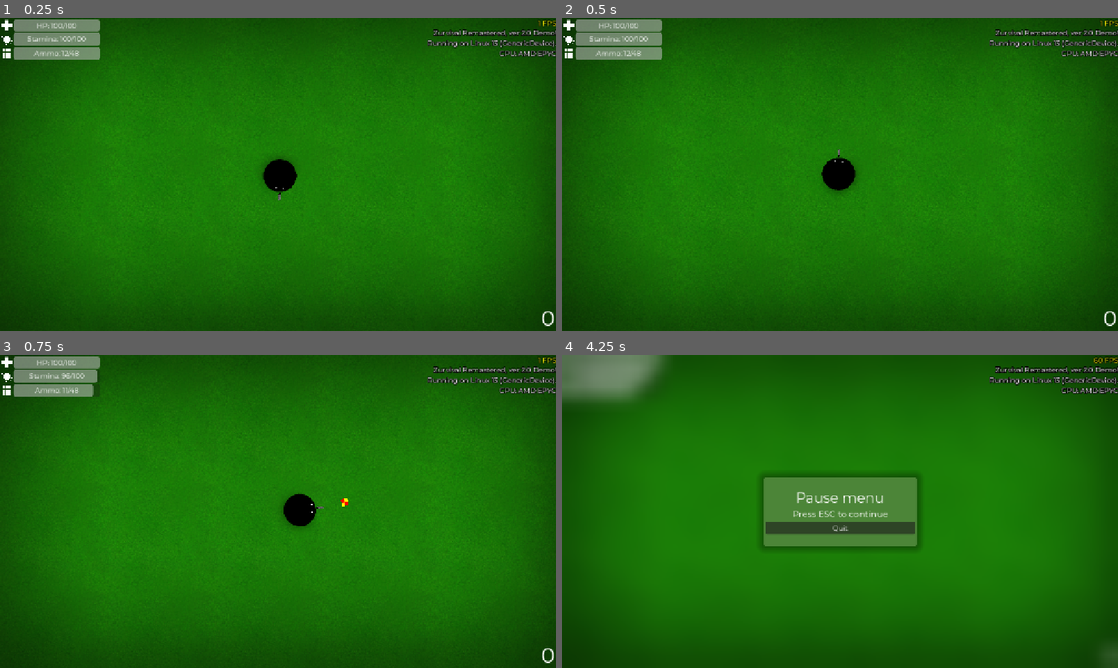
Above: before the commit, frames 1-4 (two rows, left to right).
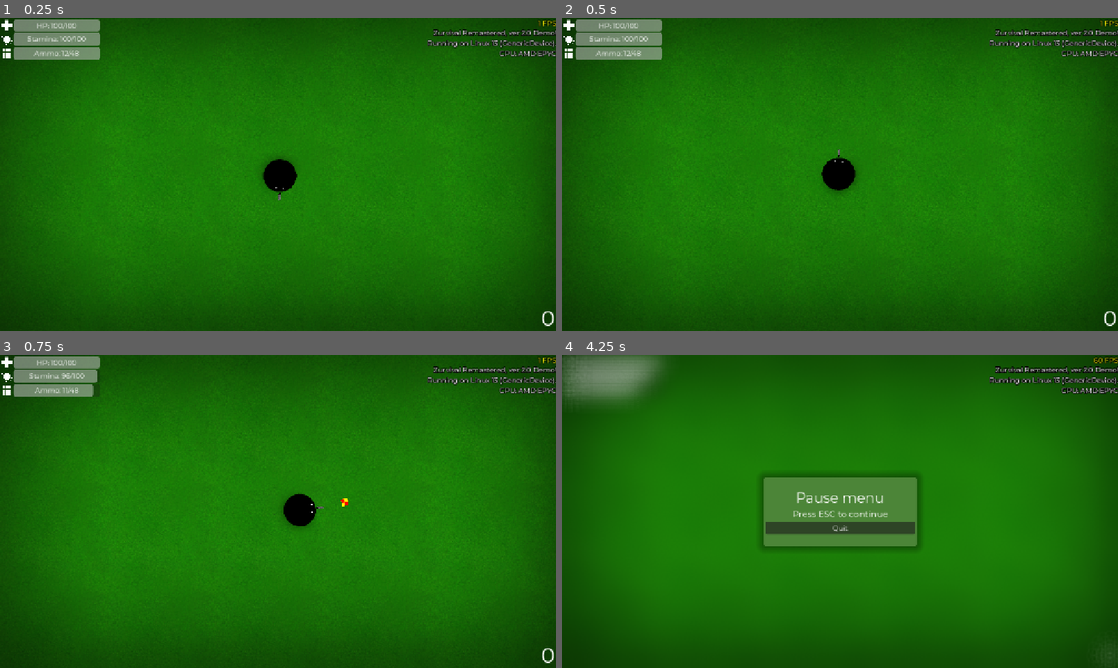
Above: after the commit, the same moments.

Repository: klodskateam/zurvival-remastered
Game: Godot game, scene res://game.tscn
Same seed, same stepped clock (60 frames per second), same inputs: the game is played once before the commit and once after it. This scene is started directly instead of the project's main scene.
Inputs (mouse positions are in pixels of both pictures, inside the frame that each line leads up to):
- Up to frame 1 (0.25 s): no input
- Up to frame 2 (0.5 s): no input
- Up to frame 3 (0.75 s): move the mouse to (400, 495) at 0.52 s; hold D (right) from 0.53 s (still down); hold Shift (run) from 0.53 s (still down); click (400, 495) at 0.67 s
- Up to frame 4 (4.25 s): release D (right) at 1.25 s; release Shift (run) at 1.25 s; drag from (728, 527) to (812, 574) at 1.27 s; move the mouse to (895, 442) at 2.02 s; press the mouse at (895, 442) at 2.03 s; hold D (right) 2.03-2.75 s; tap Shift (run) at 2.3 s; release the mouse at (895, 442) at 2.75 s; drag from (812, 574) to (673, 464) at 2.77 s; move the mouse to (1006, 558) at 3.52 s; hold A (left) from 3.53 s (still down); hold Shift (run) from 3.53 s (still down); tap Escape (ui_cancel) at 4.15 s

Frames 1-2 are identical in both runs. In frame 3, less than 0.1% of the frame differs, in the area x 49-63%, y 45-52%; in frame 4, 0.3%, in the area x 0-100%, y 0-97%.
Error in both runs: Invalid type in function 'set_locale' in base 'TranslationServer'. Cannot convert argument 1 from Nil to String. (res://global.gd:24)

Commit message:
какой-то блюр нашёл хз

Diff:
--- a/blur.gdshader
+++ b/blur.gdshader
@@ -1,8 +1,143 @@
 shader_type canvas_item;
+uniform sampler2D SCREEN_TEXTURE : hint_screen_texture, filter_linear_mipmap;
+// Xor's gausian blur function
+// Link: https://xorshaders.weebly.com/tutorials/blur-shaders-5-part-2
+// Defaults from: https://www.shadertoy.com/view/Xltfzj
+//
+// BLUR BLURRINESS (Default 8.0)
+// BLUR ITERATIONS (Default 16.0 - More is better but slower)
+// BLUR QUALITY (Default 4.0 - More is better but slower)
+//
+// Desc.: Don't have the best performance but will run on almost
+// anything, although, if developing for mobile, is better to use
+// 'texture_nodevgaussian(...) instead'.
+vec4 texture_nodevgaussian(sampler2D tex, vec2 uv, vec2 pixel_size, float blurriness, int iterations, int quality){
+	float pi = 6.28;
 
-uniform sampler2D screen_texture : hint_screen_texture, filter_linear_mipmap;
-uniform float blur = 15.0;
+	vec2 radius = blurriness / (1.0 / pixel_size).xy;
+	vec4 blurred_tex = texture(tex, uv);
 
-void fragment() {
-	COLOR = texture(screen_texture, SCREEN_UV, blur);
+	for(float d = 0.0; d < pi; d += pi / float(iterations)){
+		for( float i = 1.0 / float(quality); i <= 1.0; i += 1.0 / float(quality) ){
+			vec2 directions = uv + vec2(cos(d), sin(d)) * radius * i;
+			blurred_tex += texture(tex, directions);
+		}
+	}
+	blurred_tex /= float(quality) * float(iterations) + 1.0;
+
+	return blurred_tex;
 }
+
+// Experience-Monks' fast gaussian blur function
+// Link: https://github.com/Experience-Monks/glsl-fast-gaussian-blur/
+//
+// BLUR ITERATIONS (Default 16.0 - More is better but slower)
+// BLUR DIRECTION (Direction in which the blur is apllied, use vec2(1, 0) for first pass and vec2(0, 1) for second pass)
+//
+// Desc.: ACTUALLY PRETTY SLOW but still pretty good for custom cinematic
+// bloom effects, since this needs render 2 passes
+vec4 texture_monksgaussian_multipass(sampler2D tex, vec2 uv, vec2 pixel_size, int iterations, vec2 direction){
+	vec4 blurred_tex = vec4(0.0);
+	vec2 resolution = 1.0 / pixel_size;
+
+	for (int i=0; i < iterations; i++){
+		float size = float(iterations - i);
+
+		vec2 off1 = vec2(1.3846153846) * (direction * size);
+		vec2 off2 = vec2(3.2307692308) * (direction * size);
+
+		blurred_tex += texture(tex, uv) * 0.2270270270;
+		blurred_tex += texture(tex, uv + (off1 / resolution)) * 0.3162162162;
+		blurred_tex += texture(tex, uv - (off1 / resolution)) * 0.3162162162;
+		blurred_tex += texture(tex, uv + (off2 / resolution)) * 0.0702702703;
+		blurred_tex += texture(tex, uv - (off2 / resolution)) * 0.0702702703;
+	}
+
+	blurred_tex /= float(iterations) + 1.0;
+
+	return blurred_tex;
+}
+
+// u/_NoDev_'s gaussian blur function
+// Discussion Link: https://www.reddit.com/r/godot/comments/klgfo9/help_with_shaders_in_gles2/
+// Code Link: https://postimg.cc/7JDJw80d
+//
+// BLUR BLURRINESS (Default 8.0 - More is better but slower)
+// BLUR RADIUS (Default 1.5)
+// BLUR DIRECTION (Direction in which the blur is apllied, use vec2(1, 0) for first pass and vec2(0, 1) for second pass)
+//
+// Desc.: Really fast and GOOD FOR MOST CASES, but might NOT RUN IN THE WEB!
+// use 'texture_xorgaussian' instead if you found any issues.
+vec4 texture_nodevgaussian_singlepass(sampler2D tex, vec2 uv, vec2 pixel_size, float blurriness, float radius){
+	float pi = 3.14;
+	float n = 0.0015;
+
+	vec4 blurred_tex = vec4(0);
+
+	float weight;
+	for (float i = -blurriness; i <= blurriness; i++){
+		float d = i / pi;
+		vec2 anchor = vec2(cos(d), sin(d)) * radius * i;
+		vec2 directions = uv + pixel_size * anchor;
+		blurred_tex += texture(tex, directions) * n;
+		if (i <= 0.0) {n += 0.0015; }
+		if (i > 0.0) {n -= 0.0015; }
+		weight += n;
+	}
+
+	float norm = 1.0 / weight;
+	blurred_tex *= norm;
+	return blurred_tex;
+}
+vec4 texture_nodevgaussian_multipass(sampler2D tex, vec2 uv, vec2 pixel_size, float blurriness, vec2 direction){
+	float n = 0.0015;
+
+	vec4 blurred_tex = vec4(0);
+
+	float weight;
+	for (float i = -blurriness; i <= blurriness; i++){
+		vec2 directions = uv + pixel_size * (direction * i);
+		blurred_tex += texture(tex, directions) * n;
+		if (i <= 0.0) {n += 0.0015; }
+		if (i > 0.0) {n -= 0.0015; }
+		weight += n;
+	}
+
+	float norm = 1.0 / weight;
+	blurred_tex *= norm;
+	return blurred_tex;
+}
+
+//  -- EXAMPLE CODE -- //
+uniform int blur_type = 0;
+uniform int blur_amount = 16;
+uniform float blur_radius = 1;
+uniform vec2 blur_direction = vec2(1, 1);
+void fragment(){
+	vec2 uv = FRAGCOORD.xy / (1.0 / SCREEN_PIXEL_SIZE).xy;
+
+	if (blur_type == 0)
+	{
+		vec4 xorgaussian = texture_nodevgaussian(SCREEN_TEXTURE, uv, SCREEN_PIXEL_SIZE, float(blur_amount), 16, 4);
+		COLOR =  xorgaussian;
+	}
+	else if (blur_type == 1)
+	{
+		vec4 monksgaussian_multipass = texture_monksgaussian_multipass(SCREEN_TEXTURE, uv, SCREEN_PIXEL_SIZE, blur_amount, blur_direction);
+		COLOR =  monksgaussian_multipass;
+	}
+	else if (blur_type == 2)
+	{
+		vec4 nodevgaussian_singlepass = texture_nodevgaussian_singlepass(SCREEN_TEXTURE, uv, SCREEN_PIXEL_SIZE, float(blur_amount), blur_radius);
+		COLOR =  nodevgaussian_singlepass;
+	}
+	else if (blur_type == 3)
+	{
+		vec4 nodevgaussian_multipass = texture_nodevgaussian_multipass(SCREEN_TEXTURE, uv, SCREEN_PIXEL_SIZE, float(blur_amount), blur_direction);
+		COLOR =  nodevgaussian_multipass;
+	}
+	else
+	{
+		COLOR =  texture(SCREEN_TEXTURE, uv);
+	}
+}
--- a/game_over.tscn
+++ b/game_over.tscn
@@ -10,7 +10,10 @@
 [sub_resource type="ShaderMaterial" id="ShaderMaterial_8u835"]
 resource_local_to_scene = true
 shader = ExtResource("2_ccer4")
-shader_parameter/blur = 3.07
+shader_parameter/blur_type = 0
+shader_parameter/blur_amount = 16
+shader_parameter/blur_radius = 1.0
+shader_parameter/blur_direction = Vector2(1, 1)
 
 [sub_resource type="CanvasTexture" id="CanvasTexture_ccer4"]
 
--- a/pause.tscn
+++ b/pause.tscn
@@ -10,7 +10,10 @@
 [sub_resource type="ShaderMaterial" id="ShaderMaterial_m0a22"]
 resource_local_to_scene = true
 shader = ExtResource("1_05lnj")
-shader_parameter/blur = 3.07
+shader_parameter/blur_type = 0
+shader_parameter/blur_amount = 16
+shader_parameter/blur_radius = 1.5
+shader_parameter/blur_direction = Vector2(0, 0)
 
 [sub_resource type="CanvasTexture" id="CanvasTexture_w2ufp"]
 
--- a/project.godot
+++ b/project.godot
@@ -142,6 +142,8 @@
 
 [rendering]
 
+textures/canvas_textures/default_texture_filter=2
+textures/canvas_textures/default_texture_repeat=1
 renderer/rendering_method="mobile"
 textures/vram_compression/import_etc2_astc=true
 anti_aliasing/quality/screen_space_aa=1
